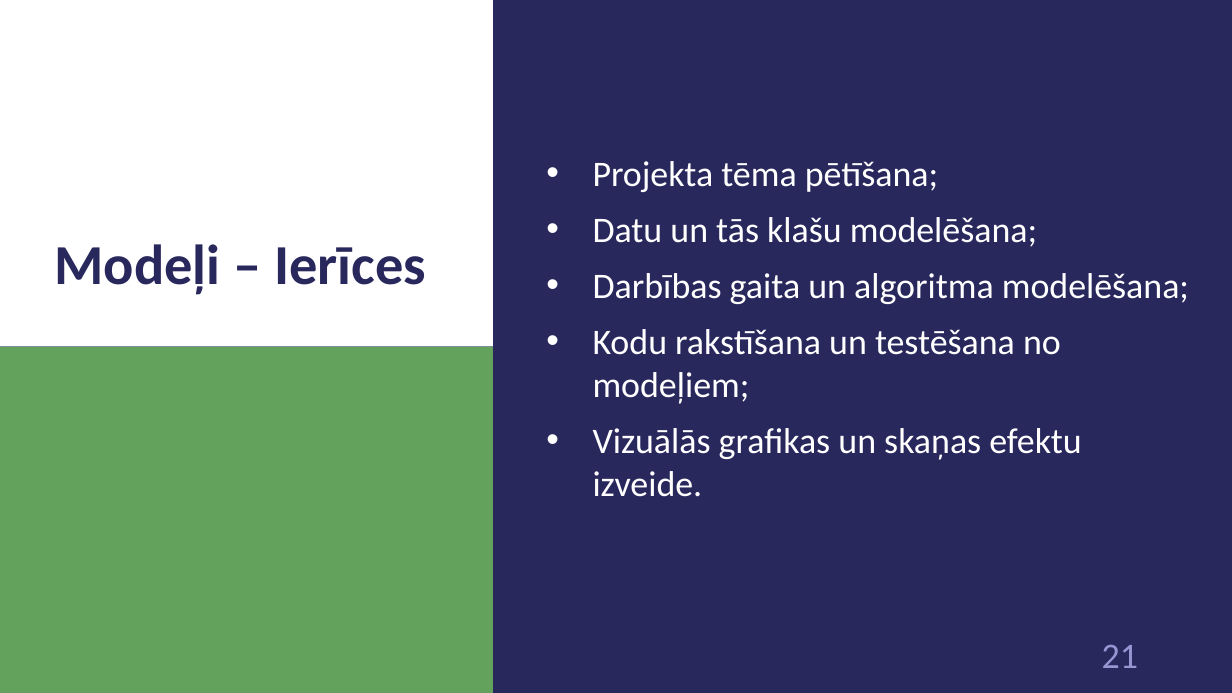
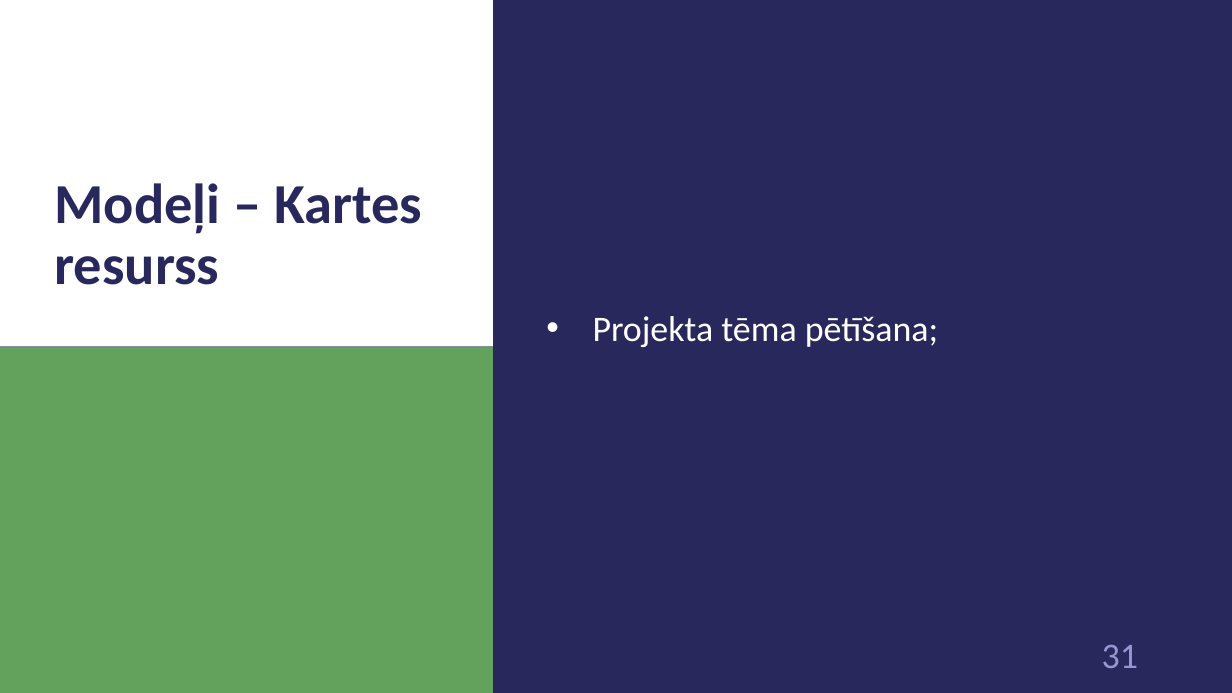
Before and after one commit to 1ivyatan/drumstalotajs, a slide deck: slide 31 of Documentation/Prezentācija.pptx (slide 21 before the commit). Drawn at 1232x693 pixels with LibreOffice and Linux fonts; fonts in the diff are those of the drawing. Boxes give left, top, right and bottom in pixels: in the first picture for what was removed or moved away, otherwise in the second. Text is boxed around its words. In the diff, an @@ line names an element or a change of style, - is before the commit and + after.

Commit message:
add model images

```diff
--- a/Documentation/Prezentācija.pptx
+++ b/Documentation/Prezentācija.pptx
@@ title at [55,183,422,285]: text changed @@
-Modeļi – Ierīces
+Modeļi – Kartes resurss
@@ text at [593,217,1189,497]: paragraphs removed @@
-• Datu un tās klašu modelēšana;
-• Darbības gaita un algoritma modelēšana;
-• Kodu rakstīšana un testēšana no modeļiem;
-• Vizuālās grafikas un skaņas efektu izveide.
@@ page number at [1102,645,1138,668]: text changed @@
-21
+31
```
Also in this commit, not shown: 3 other slides changed, 13 slides added, 1 slide removed.
